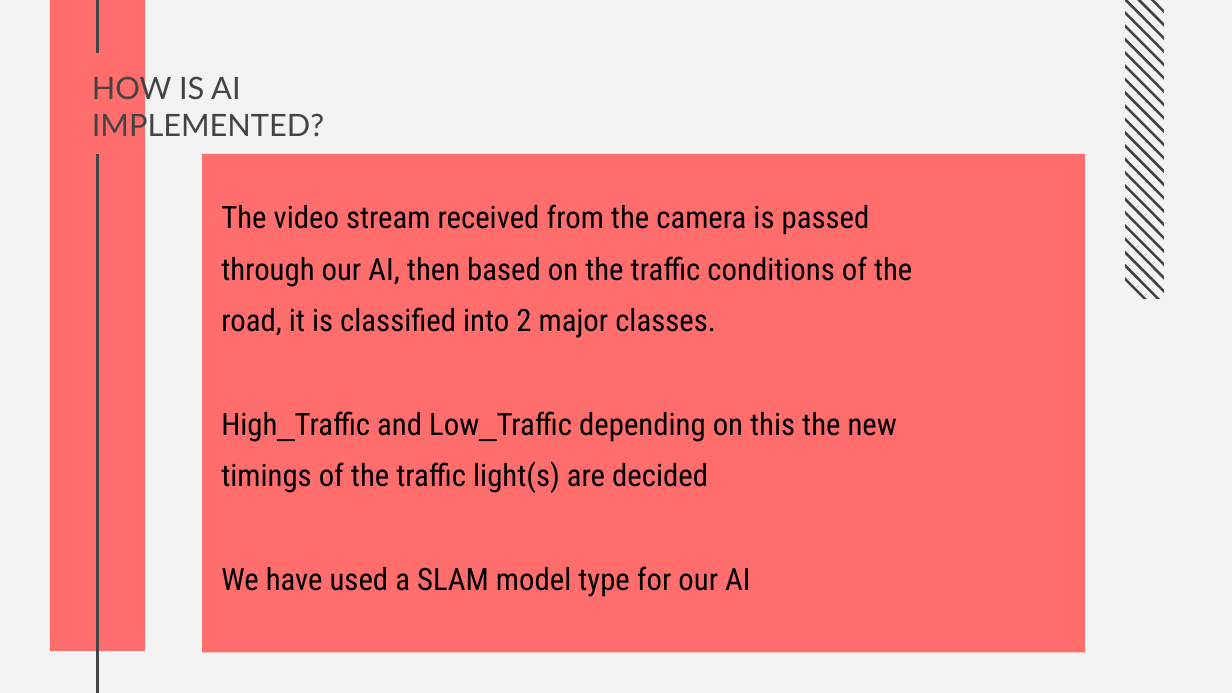
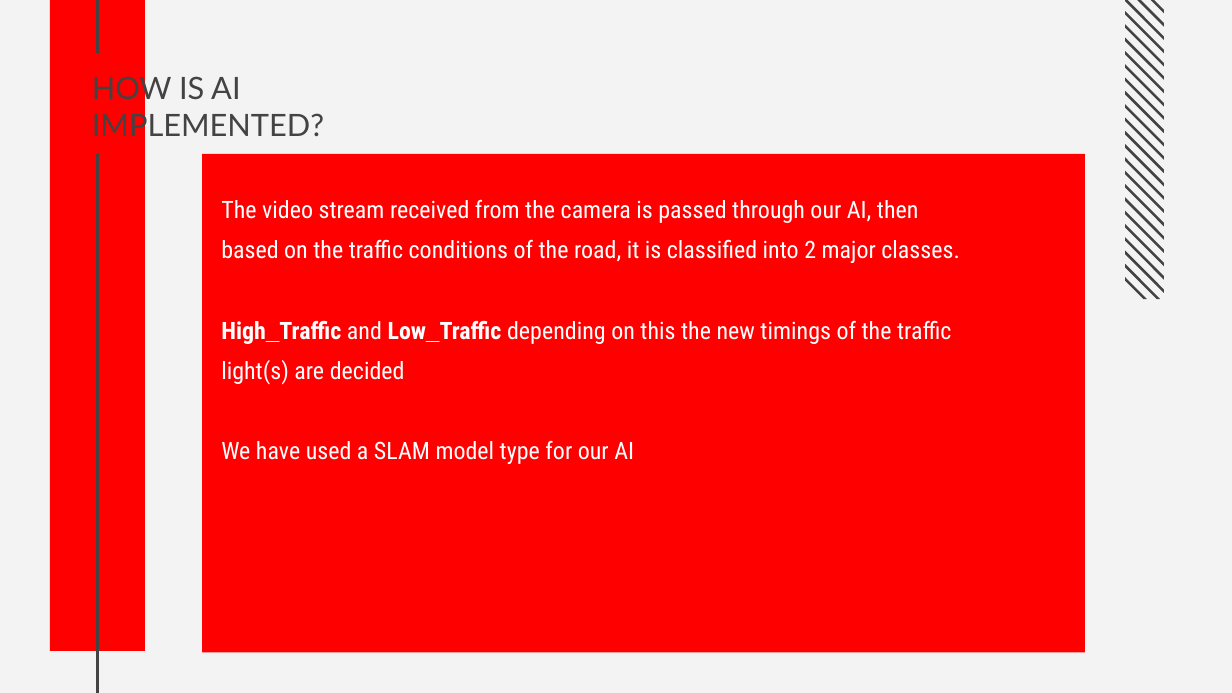
Before and after one commit to Sharan420/Traffic-Classifier, a slide deck: slide 6 of ppt.pptx. Drawn at 1232x693 pixels with LibreOffice and Linux fonts; fonts in the diff are those of the drawing. Boxes give left, top, right and bottom in pixels: in the first picture for what was removed or moved away, otherwise in the second. Text is boxed around its words. In the diff, an @@ line names an element or a change of style, - is before the commit and + after.

```diff
--- a/ppt.pptx
+++ b/ppt.pptx
@@ rectangle at (x1=51, y1=0, x2=145, y2=650): fill #FF6D6D to #FF0000 @@
@@ rectangle at (x1=202, y1=154, x2=1085, y2=653): fill #FF6D6D to #FF0000 @@
@@ text "The video stream received from ..." at (x1=221, y1=199, x2=959, y2=464): size 18 to 14 pt, text colour #000000 to #FFFFFF; bold on in "High_Traffic Low_Traffic" @@
```
Also in this commit, not shown: 7 other slides changed, 3 slides added.
